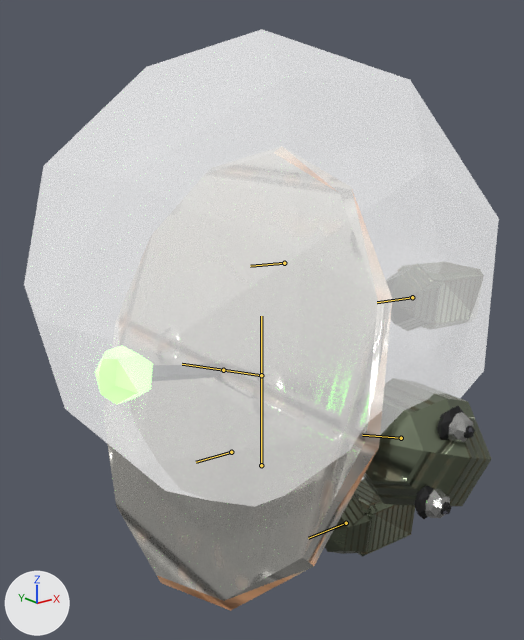
Before and after pictures for a commit that changed the glTF model public/creatures/dishling.glb.
The view is the same before and after, from a 50 mm camera at (-0.579, -0.723, 0.506) aimed at (-0.011, -0.014, 0.222). The lights are fixed; the arrows at lower left show +X, +Y and +Z. The first picture is the older version. Both versions are drawn at frame 11 of the action 'faint'; the numbers are the values there. The bones that change, and the others that lie on the model, are drawn over the model as lines.

Objects in the first picture: 'dishling_body', 'dishling_glow0', 'dishling_glow1'.
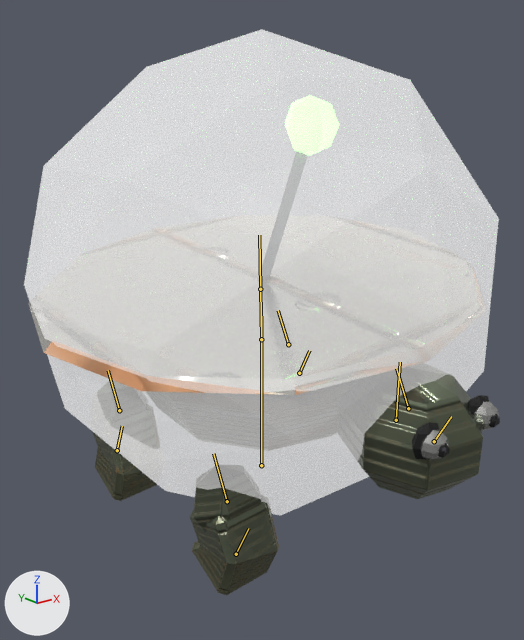
Location of each change, [x1, y1, x2, y2] in pixels of the pictures (524 x 640 px):
'dishling_body', posed (21% wider)
    before: [103, 146, 491, 611]
    after: [29, 151, 500, 595]
'dishling_glow0', posed (7% narrower)
    before: [95, 345, 153, 405]
    after: [285, 95, 339, 156]
'dishling_glow1', posed (90% wider, 56% shorter)
    before: [443, 428, 473, 514]
    after: [442, 416, 500, 453]
bone 'body', root to tip
    before: (261, 375) to (223, 370)
    after: (261, 339) to (260, 289)
bone 'leg_FL', root to tip
    before: (412, 297) to (377, 302)
    after: (408, 408) to (396, 368)
bone 'leg_BL', root to tip
    before: (284, 263) to (250, 266)
    after: (288, 344) to (278, 310)
bone 'leg_FR', root to tip
    before: (346, 523) to (308, 538)
    after: (227, 501) to (213, 453)
bone 'leg_BR', root to tip
    before: (231, 452) to (196, 462)
    after: (119, 410) to (108, 370)

The edits, one by one:
Bone 'body' (bone_body) moves from (0.0, -0.0848, 0.0) to (0.0, -0.0327, 0.0).
Bone 'body' (bone_body) turns from (0, 0, 70) to (5, -1, 6) degrees about its own x, y and z.
Bone 'body' (bone_body) is rescaled from (1.0, 0.92, 1.0) to (1.0, 0.99, 1.0).
Bone 'leg_FL' (bone_leg_fl) turns from (0, 0, 14) to (-25, 0, 1) degrees about its own x, y and z.
Bone 'leg_BL' (bone_leg_bl) turns from (0, 0, 14) to (-25, 0, 1) degrees about its own x, y and z.
Bone 'leg_FR' (bone_leg_fr) turns from (0, 0, 14) to (-25, 0, -1) degrees about its own x, y and z.
Bone 'leg_BR' (bone_leg_br) turns from (0, 0, 14) to (-25, 0, -1) degrees about its own x, y and z.
